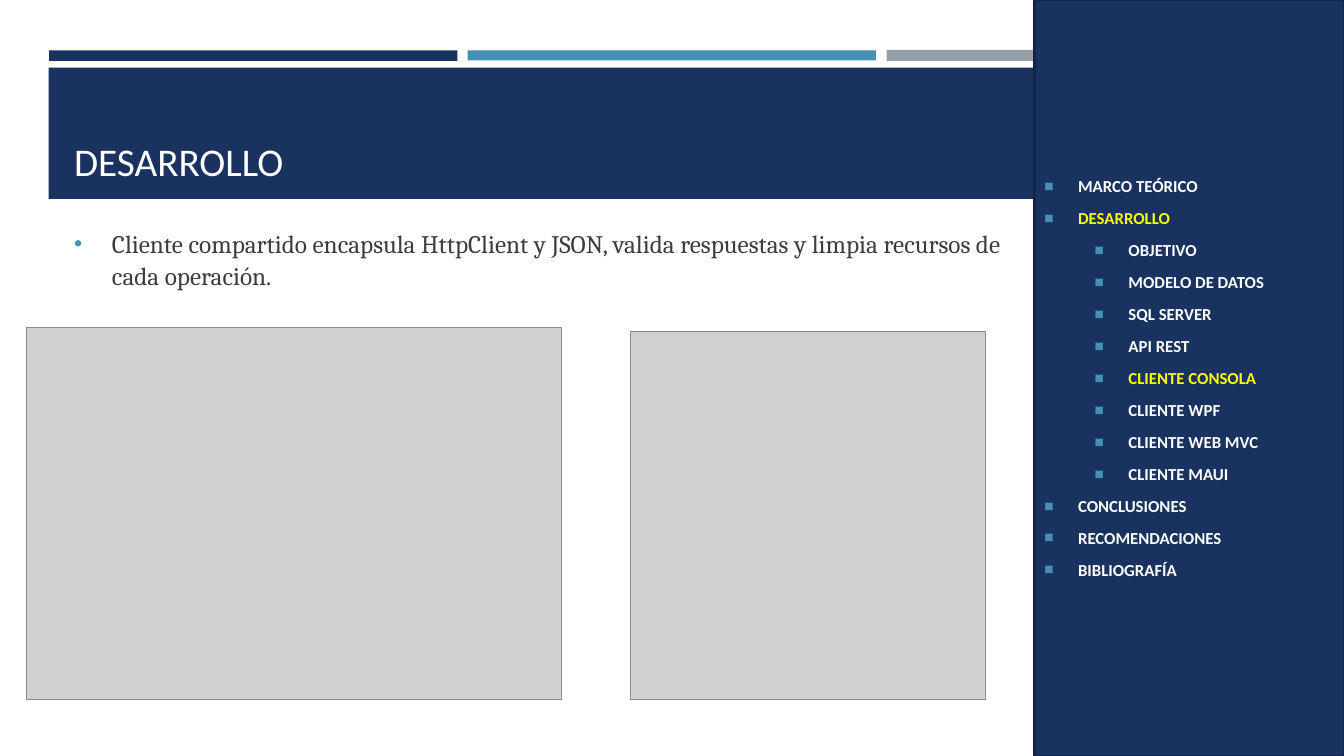
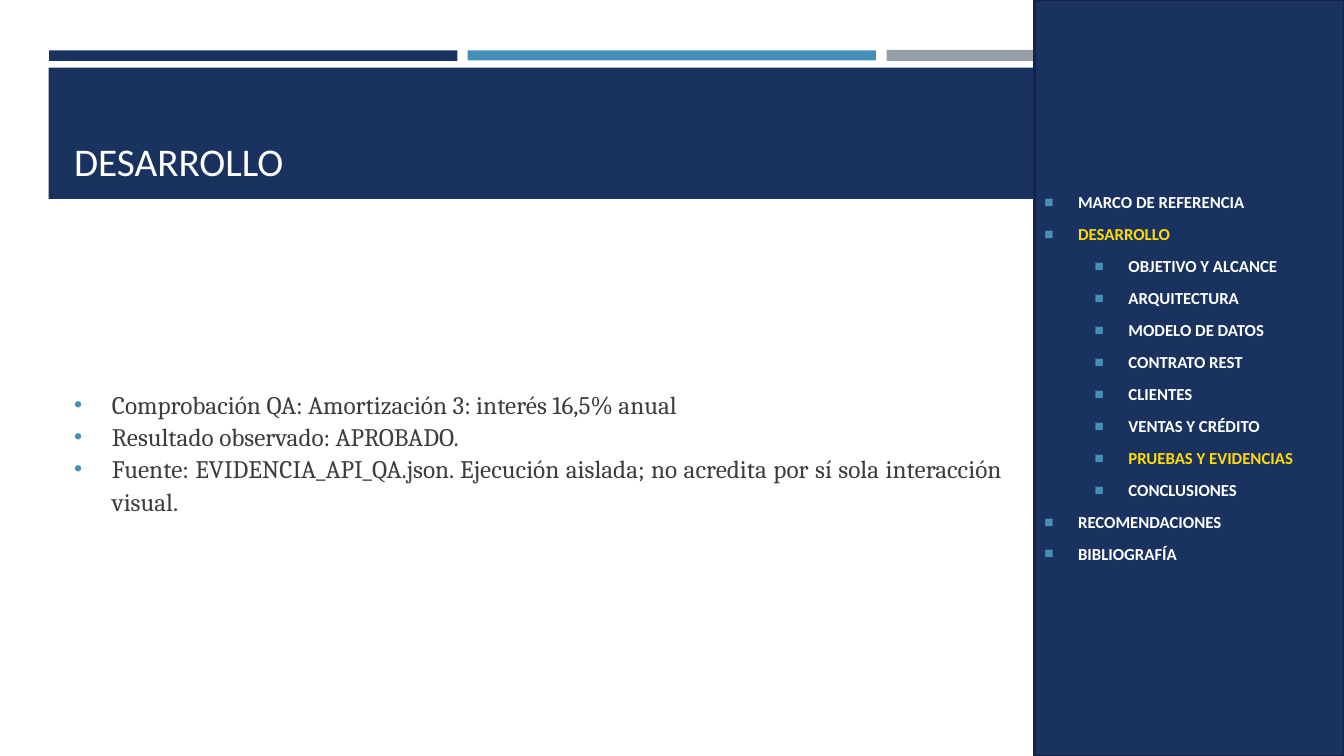
Before and after one commit to gamurigm/examen-arq-1, a slide deck: slide 34 of 05. DOCUMENTACION/02. PRESENTACION/PRESENTACION_CELULAR_BDDLOCAL_RESTFUL_DOTNET_GR09.pptx (slide 22 before the commit). Drawn at 1344x756 pixels with LibreOffice and Linux fonts; fonts in the diff are those of the drawing; grey boxes stand for pictures. Boxes give left, top, right and bottom in pixels: in the first picture for what was removed or moved away, otherwise in the second. Text is boxed around its words. In the diff, an @@ line names an element or a change of style, - is before the commit and + after.

```diff
--- a/05. DOCUMENTACION/02. PRESENTACION/PRESENTACION_CELULAR_BDDLOCAL_RESTFUL_DOTNET_GR09.pptx
+++ b/05. DOCUMENTACION/02. PRESENTACION/PRESENTACION_CELULAR_BDDLOCAL_RESTFUL_DOTNET_GR09.pptx
@@ text in rectangle at [1078,197,1245,208]: text changed @@
-■ MARCO TEÓRICO
+■ MARCO DE REFERENCIA
@@ text in rectangle at [1078,229,1236,496]: text colour #FFFF00 to #FFDC00 in "DESARROLLO"; indent changed @@
@@ text in rectangle at [1128,261,1277,306]: text changed @@
-  ■ OBJETIVO
+  ■ OBJETIVO Y ALCANCE
+  ■ ARQUITECTURA
@@ picture removed at [27,328,562,699] @@
@@ picture removed at [630,332,985,700] @@
@@ text in rectangle at [1128,357,1293,464]: text changed @@
-  ■ SQL SERVER
-  ■ API REST
-  ■ CLIENTE CONSOLA
-  ■ CLIENTE WPF
-  ■ CLIENTE WEB MVC
-  ■ CLIENTE MAUI
+  ■ CONTRATO REST
+  ■ CLIENTES
+  ■ VENTAS Y CRÉDITO
+  ■ PRUEBAS Y EVIDENCIAS
@@ text at [112,396,1002,511]: text changed @@
-• Cliente compartido encapsula HttpClient y JSON, valida respuestas y limpia recursos de cada operación.
+• Comprobación QA: Amortización 3: interés 16,5% anual
+• Resultado observado: APROBADO.
+• Fuente: EVIDENCIA_API_QA.json. Ejecución aislada; no acredita por sí sola interacción visual.
```
Also in this commit, not shown: 17 other slides changed, 51 slides added, 26 slides removed, 9 other files.
